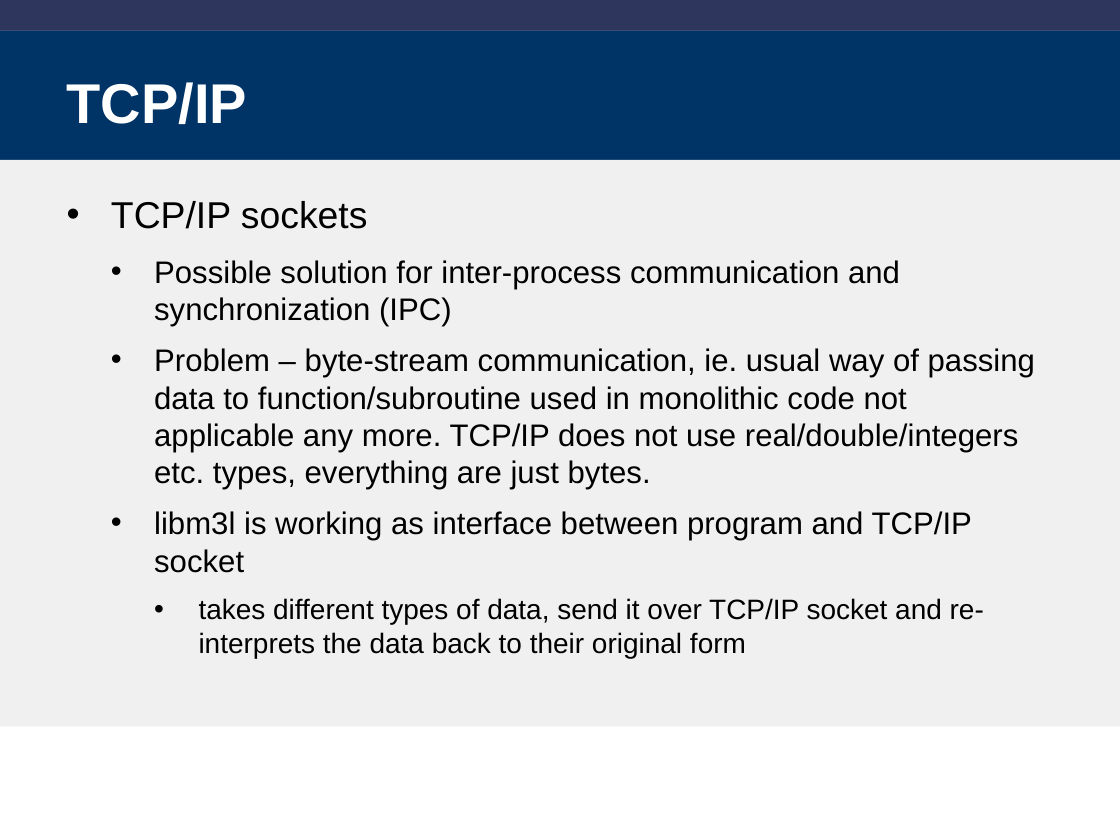
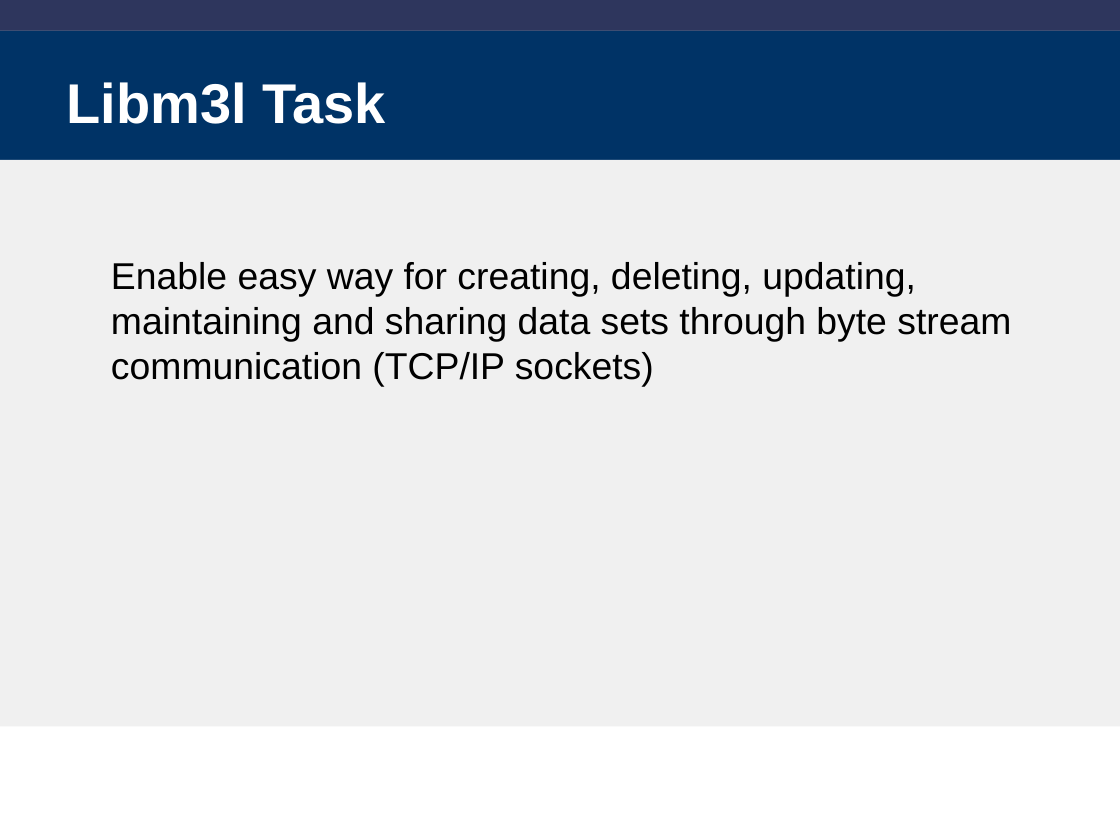
Before and after one commit to libm3l/libm3l, a slide deck: slide 2 of clibm-3l.ppt (slide 15 before the commit). Drawn at 1120x840 pixels with LibreOffice and Linux fonts; fonts in the diff are those of the drawing; background and template pictures are left out. Boxes give left, top, right and bottom in pixels: in the first picture for what was removed or moved away, otherwise in the second. Text is boxed around its words. In the diff, an @@ line names an element or a change of style, - is before the commit and + after.

```diff
--- a/clibm-3l.ppt
+++ b/clibm-3l.ppt
@@ title at box(67, 82, 385, 124): text changed @@
-TCP/IP
+Libm3l Task
@@ text at box(111, 262, 1011, 386): text changed; size 20 to 24 pt @@
-• TCP/IP sockets
-  • Possible solution for inter-process communication and synchronization (IPC)
-  • Problem – byte-stream communication, ie. usual way of passing data to function/subroutine used in monolithic code not applicable any more. TCP/IP does not use real/double/integers etc. types, everything are just bytes.
-  • libm3l is working as interface between program and TCP/IP socket
-    • takes different types of data, send it over TCP/IP socket and re-interprets the data back to their original form
+Enable easy way for creating, deleting, updating, maintaining and sharing data sets through byte stream communication (TCP/IP sockets)
```
Also in this commit, not shown: 14 other slides changed, 7 slides added, 5 other files.
